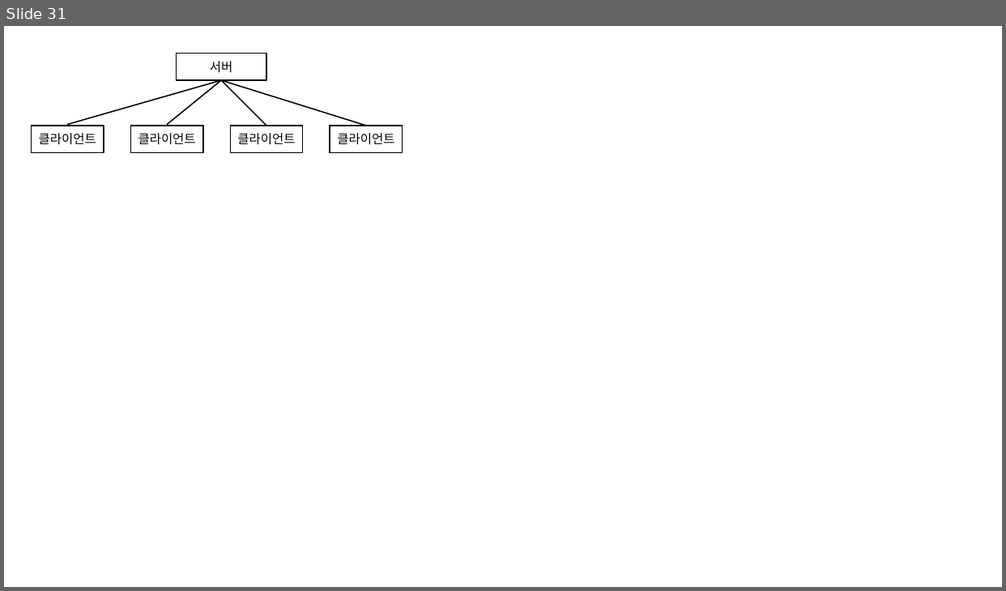
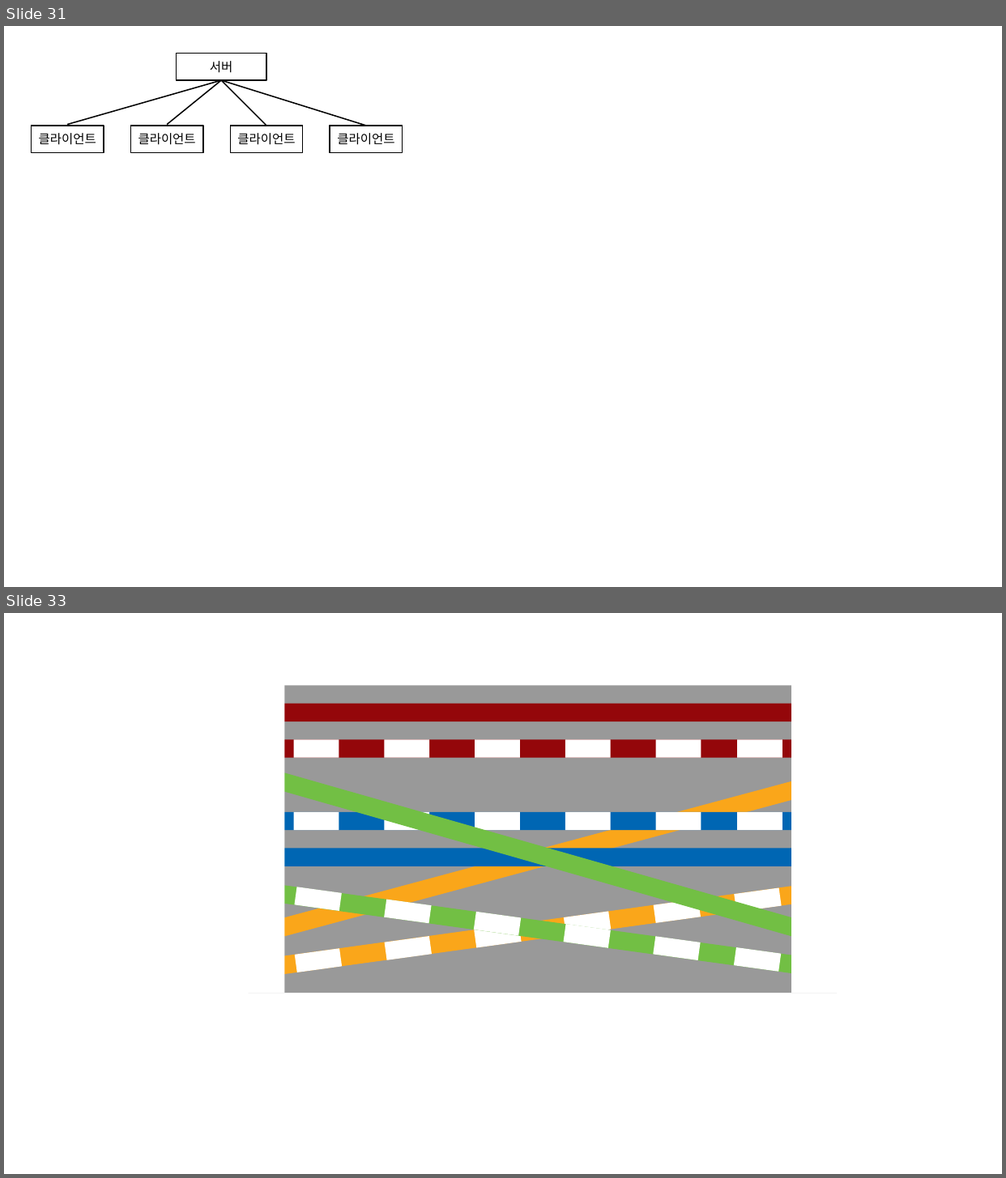
Before and after one commit to booiljung/__booiljung.github.io, a slide deck: technical_articles/networks/communication_basics.odp. Shown one above the other, each under a label of ours: slide 31 before the commit, slides 31 and 33 after it; the slides between them are not shown. The pictures are 1006x591 and 1006x1178 pixels, drawn with LibreOffice and Linux fonts; fonts in the diff are those of the drawing. Boxes give left, top, right and bottom in pixels: in the first picture for what was removed or moved away, otherwise in the second. Text is boxed around its words. In the diff, an @@ line names an element or a change of style, - is before the commit and + after.

```diff
--- a/technical_articles/networks/communication_basics.odp
+++ b/technical_articles/networks/communication_basics.odp
@@ slide 33 added at (x1=4, y1=613, x2=1002, y2=1174), background #FFFFFF @@
@@ rectangle added at (x1=167, y1=676, x2=285, y2=994), fill #FFFFFF @@
@@ rectangle added at (x1=249, y1=685, x2=837, y2=994), fill #999999 @@
@@ rectangle added at (x1=792, y1=676, x2=910, y2=994), fill #FFFFFF @@
@@ rectangle added at (x1=266, y1=704, x2=810, y2=722), fill #94070A @@
@@ group added at (x1=266, y1=740, x2=810, y2=758): 7 rectangles @@
@@ rectangle added at (x1=265, y1=769, x2=809, y2=940), fill #72BF44 @@
@@ rectangle added at (x1=268, y1=777, x2=812, y2=940), fill #FAA61A @@
@@ group added at (x1=266, y1=812, x2=810, y2=830): 7 rectangles @@
@@ rectangle added at (x1=266, y1=849, x2=810, y2=867), fill #0066B3 @@
@@ group added at (x1=268, y1=884, x2=808, y2=977): 7 rectangles @@
@@ group added at (x1=268, y1=884, x2=808, y2=976): 7 rectangles @@
```
Also in this commit, not shown: 1 other slide added, 3 other files.
